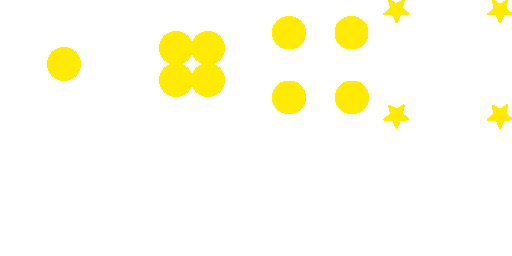
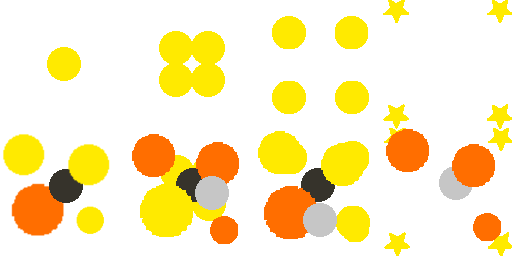
Before/after of a (512, 256) layered artwork. What changed in the layer stack:
added layer "Pasted Layer copy #14" above "Pasted Layer copy #13" over [473, 213, 501, 241]
added layer "Pasted Layer copy #13" above "Pasted Layer copy #12" over [452, 144, 495, 187]
added layer "Pasted Layer copy #12" above "explosionToBossFrame4" over [386, 129, 429, 172]
added layer "explosionToBossFrame4" above "gray copy #1" over [439, 166, 473, 200]
added layer "gray copy #2" above "gray copy #4" over [303, 203, 337, 237]
added layer "Pasted Layer copy #11" above "Pasted Layer copy #10" over [258, 131, 301, 174]
added layer "Pasted Layer copy #10" above "Pasted Layer copy #9" over [321, 143, 364, 186]
added layer "Pasted Layer copy #9" above "Pasted Layer copy #8" over [341, 214, 369, 242]
added layer "Pasted Layer copy #8" above "explosionToBossFrame3" over [264, 186, 317, 239]
added layer "explosionToBossFrame3" above "gray copy #3" over [301, 168, 335, 202]
added layer "gray copy #3" above "Pasted Layer copy #7" over [195, 176, 229, 210]
added layer "Pasted Layer copy #7" above "Pasted Layer copy #6" over [140, 184, 193, 237]
added layer "Pasted Layer copy #5" above "Pasted Layer copy #4" over [196, 142, 239, 185]
added layer "Pasted Layer copy #4" above "explosionToBossFrame2" over [132, 134, 175, 177]
added layer "explosionToBossFrame2" above "Pasted Layer copy #3" over [176, 168, 210, 202]
added layer "Pasted Layer copy #3" above "Pasted Layer copy" over [3, 134, 45, 176]
added layer "Pasted Layer copy" above "Pasted Layer copy #2" over [67, 144, 110, 186]
added layer "Pasted Layer" above "Pasted Layer copy #1" over [49, 169, 83, 203]
added layer "Pasted Layer copy #1" above "explosionToBoss" over [11, 183, 64, 236]
added layer "Layer #3" above "Layer #1" over [384, 128, 512, 256]
added layer "frame 3 copy" above "frame 3" over [273, 141, 370, 239]
added layer "frame 2 copy #1" above "frame 2" over [160, 155, 226, 221]
…and 2 more changes (2 added)
